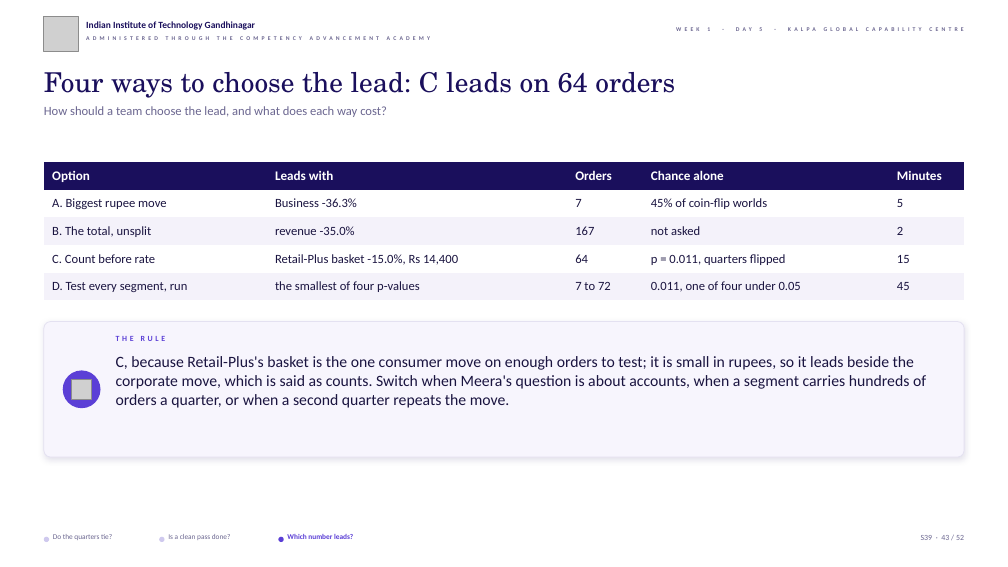
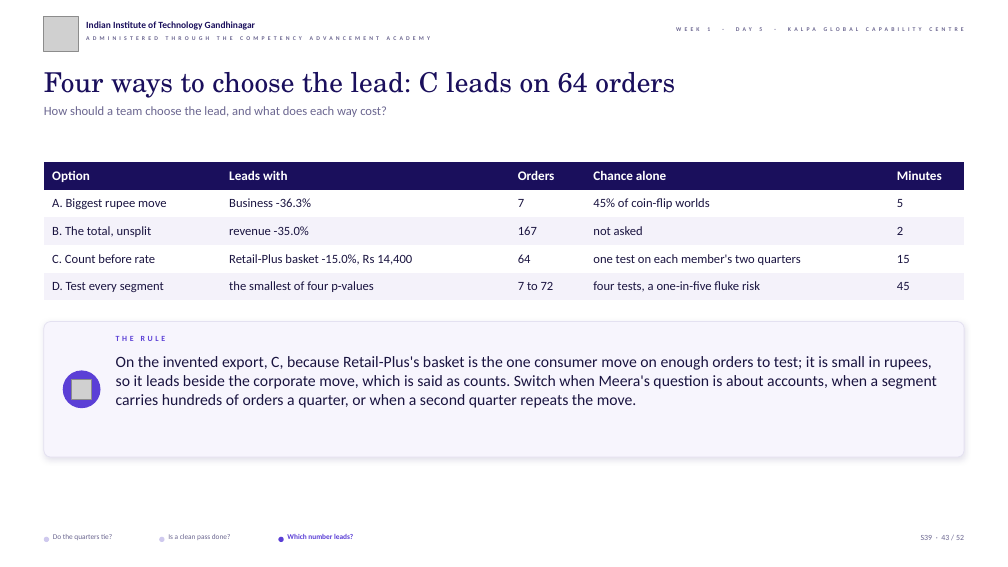
Before and after one commit to fde-academy-lab/c2-content-factory, a slide deck: slide 43 of content/W01/D5/slides/C2_W01_D05_debrief_STUDENT.pptx. Drawn at 1008x567 pixels with LibreOffice and Linux fonts; fonts in the diff are those of the drawing; grey boxes stand for pictures; background and template pictures are left out. Boxes give left, top, right and bottom in pixels: in the first picture for what was removed or moved away, otherwise in the second. Text is boxed around its words. In the diff, an @@ line names an element or a change of style, - is before the commit and + after.

```diff
--- a/content/W01/D5/slides/C2_W01_D05_debrief_STUDENT.pptx
+++ b/content/W01/D5/slides/C2_W01_D05_debrief_STUDENT.pptx
@@ table at (44,162,964,300) @@
-row 4, column 4: p = 0.011, quarters flipped
+row 4, column 4: one test on each member's two quarters
-row 5, column 1: D. Test every segment, run
+row 5, column 1: D. Test every segment
-row 5, column 4: 0.011, one of four under 0.05
+row 5, column 4: four tests, a one-in-five fluke risk
@@ text at (116,356,937,408): text changed @@
-C, because Retail-Plus's basket is the one consumer move on enough orders to test; it is small in rupees, so it leads beside the corporate move, which is said as counts. Switch when Meera's question is about accounts, when a segment carries hundreds of orders a quarter, or when a second quarter repeats the move.
+On the invented export, C, because Retail-Plus's basket is the one consumer move on enough orders to test; it is small in rupees, so it leads beside the corporate move, which is said as counts. Switch when Meera's question is about accounts, when a segment carries hundreds of orders a quarter, or when a second quarter repeats the move.
```
Also in this commit, not shown: 25 other slides changed, 17 other files.
